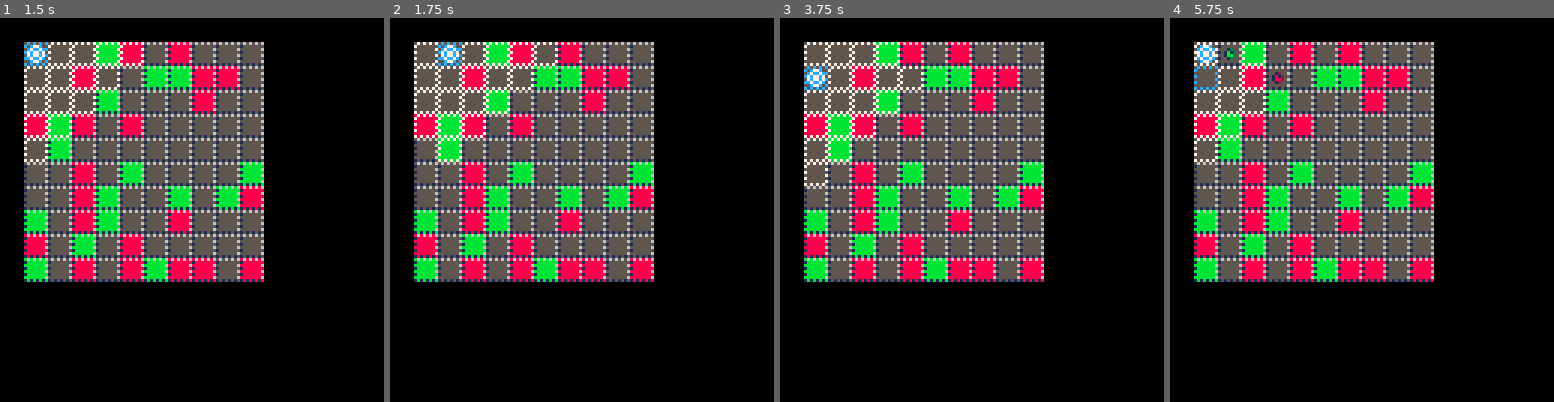
Above: before the commit, frames 1-4 (left to right).
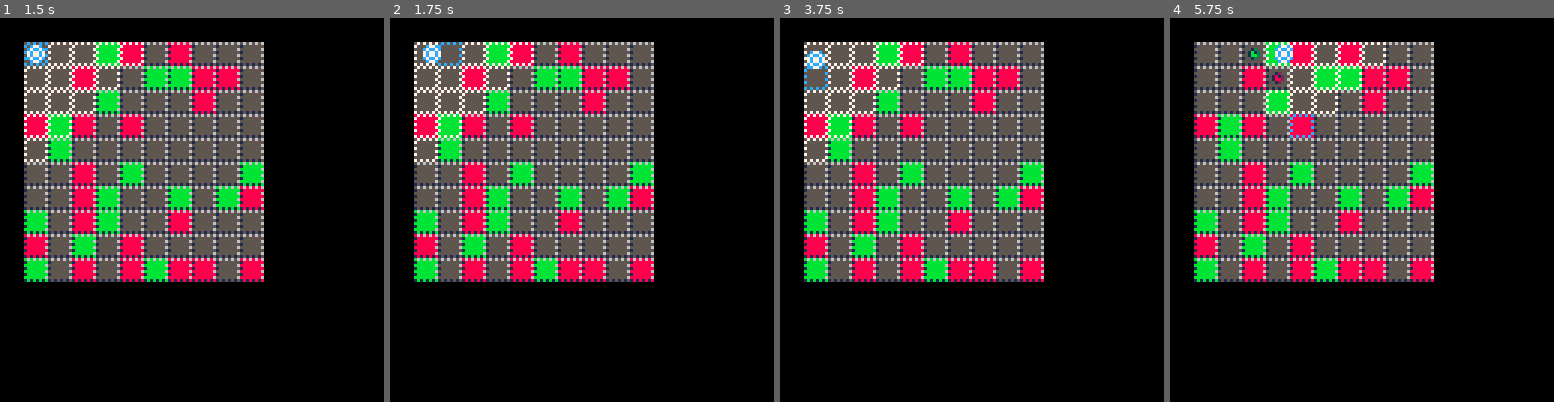
Above: after the commit, the same moments.

Repository: jcwilk/dv_prototype
Game: PICO-8 cartridge divproto.p8
The game is run twice, just before and just after one commit, with the same random seed, the same clock (stepped at 60 frames per second) and the same inputs.
Inputs:
- Up to frame 1 (1.5 s): tap O (Z key) at 0.7 s
- Up to frame 2 (1.75 s): hold Right from 1.6 s (still down); tap O (Z key) at 1.7 s
- Up to frame 3 (3.75 s): release Right at 2.1 s; tap O (Z key) every 0.4 s from 2.1 to 3.7 s; hold Up 2.15-2.42 s; hold Right 2.47-3.03 s; hold Left 3.08-3.58 s; hold Down from 3.63 s (still down)
- Up to frame 4 (5.75 s): release Down at 3.97 s; hold Right 4.02-4.68 s; tap O (Z key) every 0.4 s from 4.1 to 5.7 s; hold Up 4.73-5.03 s; hold Left 5.08-5.68 s; hold Down from 5.73 s (still down)

Frame 1 is identical in both runs. In frame 2, 0.9% of the frame differs, in the area x 6-44%, y 6-38%; in frame 3, 0.9%; in frame 4, 2.8%, in the area x 6-57%, y 6-38%.

Commit message:
pathfinding animations yay

Diff:
--- a/divproto.p8
+++ b/divproto.p8
@@ -41,6 +41,11 @@
 end
 
 function _update60()
+ if #anims.all>0 then
+  anims.tick()
+  return
+ end
+
  if(btnp(4)) then
   if selected_move[1] != player.x or selected_move[2] != player.y then
    mobs.move()
@@ -209,13 +214,24 @@
 function choose_move()
  if player.x == selected_move[1] and player.y == selected_move[2] then
   exchange_color()
+  anims.after(function()
+   //dupt
+	  highlight_moves()
+	  select_player_tile()
+	 end)
  else
-  player.x=selected_move[1]
-  player.y=selected_move[2]
-  exchange_color()
- end
- highlight_moves()
- select_player_tile()
+  //player.x=selected_move[1]
+  //player.y=selected_move[2]
+  //make_tween2(player,"x","y",selected_move[1],selected_move[2],6)
+  make_path_tween(player,selected_move,6).after=function()
+   exchange_color()
+   anims.after(function()
+    //dupt
+		  highlight_moves()
+		  select_player_tile()
+		 end)
+  end
+ end
 end
 -->8
 function exchange_color()
@@ -282,14 +298,23 @@
 
  local moves={}
 
- local function expand(x,y,step)
+ local function expand(x,y,steps)
+  local step = #steps
   if step > max_path or (seen[x][y] and seen[x][y] <= step) then
    return
   end
 
   local add_it=true
   if seen[x][y] then
-   add_it=false
+   //add_it=false
+   local i=1
+   while i<#moves do
+    if moves[i][1]==x and moves[i][2]==y then
+     deli(moves,i)
+    else
+     i+=1
+    end
+   end
   end
   seen[x][y] = step
 
@@ -301,13 +326,19 @@
    end
 
    if add_it then
-    add(moves, {x,y})
-   end
-
-   expand(x-1,y,step+1)
-   expand(x+1,y,step+1)
-   expand(x,y-1,step+1)
-   expand(x,y+1,step+1)
+    add(moves, {x,y,steps})
+   end
+
+   local next_steps = {}
+   foreach(steps,function(s)
+    add(next_steps,s)
+   end)
+   add(next_steps,{x,y})
+
+   expand(x-1,y,next_steps)
+   expand(x+1,y,next_steps)
+   expand(x,y-1,next_steps)
+   expand(x,y+1,next_steps)
    //for ix=x-1,x+1 do
    // for iy=y-1,y+1 do
    //  expand(ix,iy,step+1)
@@ -316,7 +347,7 @@
   end
  end
 
- expand(entity.x,entity.y,0)
+ expand(entity.x,entity.y,{})
 
  sort(moves,function(a,b)
   return a[2]>b[2] or (a[2]==b[2] and a[1]>b[1])
@@ -373,7 +404,7 @@
    end)
 
    if #filtered > 0 then
-    mob.move_to(filtered[1][1],filtered[1][2])
+    mob.move_to(filtered[1])
    end
   end)
  end,
@@ -403,11 +434,13 @@
   y=y,
   col=col
  }
- mob.move_to=function(x,y)
+ mob.move_to=function(move)
   mobs.by_coord[mob.x][mob.y]=false
-  mob.x=x
-  mob.y=y
-  mobs.by_coord[x][y]=mob
+  //make_tween2(mob,"x","y",x,y,6)
+  make_path_tween(mob,move,8)
+  //mob.x=x
+  //mob.y=y
+  mobs.by_coord[move[1]][move[2]]=mob
  end
  if is_valid_move(x,y,mob) then
   if not mobs.by_coord[x][y] then
@@ -419,6 +452,118 @@
  return false
 end
 
+-->8
+anims={
+ all={},
+ after_all={},
+ tick=function()
+  local next_anims=anims.all
+  anims.all={}
+  local anim
+  for i=1,#next_anims do
+   anim=next_anims[i]
+   anim.t+=1
+   if anim.t<=anim.max then
+    anim.call(anim.t)
+    if anim.t<anim.max then
+     add(anims.all,anim)
+    elseif anim.after then
+     anim.after()
+    end
+   elseif anim.after then
+    anim.after()
+   end
+  end
+//  anims.all=next_anims
+  if #anims.all == 0 then
+   while #anims.after_all>0 do
+    local afters=anims.after_all
+    anims.after_all={}
+    for i=1,#afters do
+     afters[i]()
+    end
+    if #anims.all>0 then
+     return
+    end
+   end
+  end
+ end,
+ after=function(cb)
+  if #anims.all>0 then
+   add(anims.after_all,cb)
+  else
+   cb()
+  end
+ end
+}
+
+function make_tween2(obj,attr1,attr2,final1,final2,t_max)
+ local container={}
+ local call2=call_x(2,function()
+  if container.after then
+   container.after()
+  end
+ end)
+ make_tween(obj,attr1,final1,t_max).after=call2
+ make_tween(obj,attr2,final2,t_max).after=call2
+ return container
+end
+
+function make_tween(obj,attr,final,t_max)
+ local start=obj[attr]
+ local dt=(final-start)/t_max
+ local anim={
+  t=0,
+  max=t_max,
+  call=function(t_curr)
+   obj[attr]+=dt
+   if t_curr>=t_max then
+    obj[attr]=final
+   end
+  end
+ }
+ add(anims.all,anim)
+ return anim
+end
+
+function make_path_tween(obj,move,t_each)
+ local moves={}
+ for i=2,#move[3] do
+  add(moves,move[3][i])
+ end
+ add(moves,move)
+ //debug_moves=moves
+ //dsfgs●()
+
+ if #moves > 0 then
+  local cb_container={}
+  local next_cb=function()
+   if cb_container.after then
+    cb_container.after()
+   end
+  end
+  for i=#moves,1,-1 do
+   (function(move)
+    local cb=next_cb
+    next_cb=function()
+     local tw=make_tween2(obj,"x","y",move[1],move[2],t_each)
+     tw.after=cb
+    end
+  	end)(moves[i])
+  end
+  next_cb()
+  return cb_container
+ end
+end
+
+function call_x(cnt,fn)
+ return function(arg)
+  cnt-=1
+  if cnt<=0 then
+   fn(arg)
+  end
+ end
+end
 __gfx__
 00000000565656560000000000000000000000000000000000000000000000000000000000000000000000000000000000000000000000000000000000000000
 000000001555555500c77c0000000000000000000000000000000000000000000000000000000000000000000000000000000000000000000000000000000000
Not shown, changed: index.js
